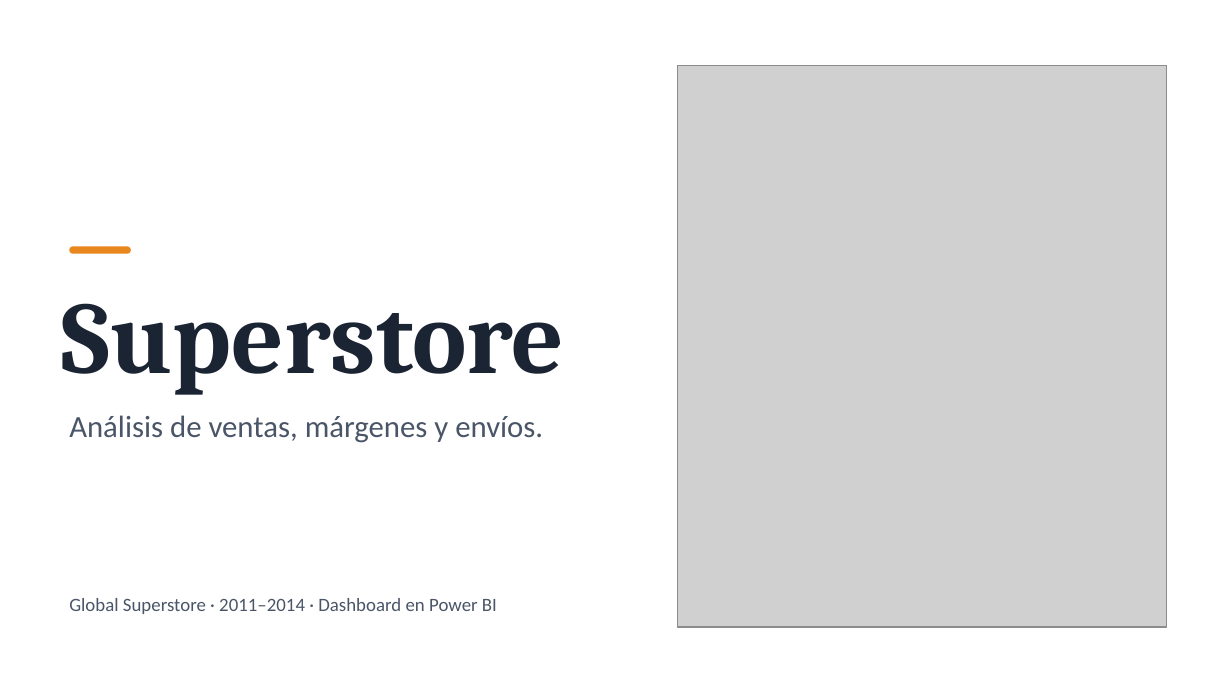
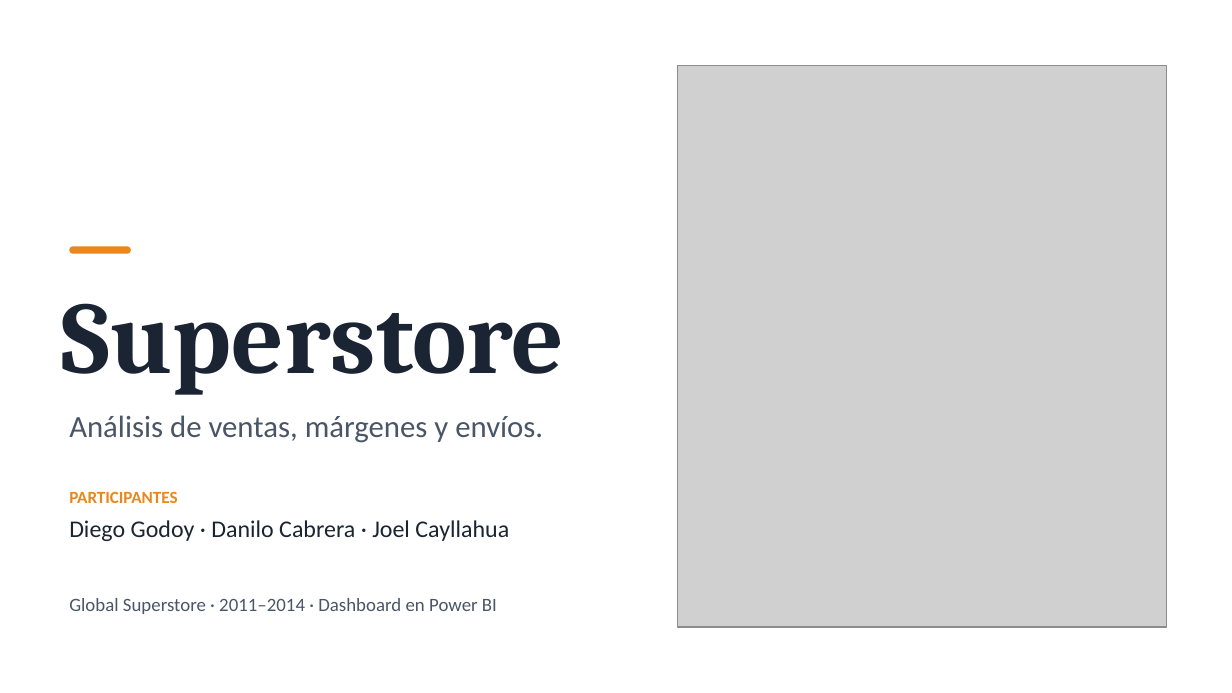
Before and after one commit to JoelxD12O/global-superstore-muestra, a slide deck: slide 1 of docs/Superstore_apertura.pptx. Drawn at 1232x693 pixels with LibreOffice and Linux fonts; fonts in the diff are those of the drawing; grey boxes stand for pictures. Boxes give left, top, right and bottom in pixels: in the first picture for what was removed or moved away, otherwise in the second. Text is boxed around its words. In the diff, an @@ line names an element or a change of style, - is before the commit and + after.

```diff
--- a/docs/Superstore_apertura.pptx
+++ b/docs/Superstore_apertura.pptx
@@ text added at (69,491,509,541), 14 pt, text #1B2433 @@
+PARTICIPANTES
+Diego Godoy · Danilo Cabrera · Joel Cayllahua
```
Also in this commit, not shown: 1 other file.
